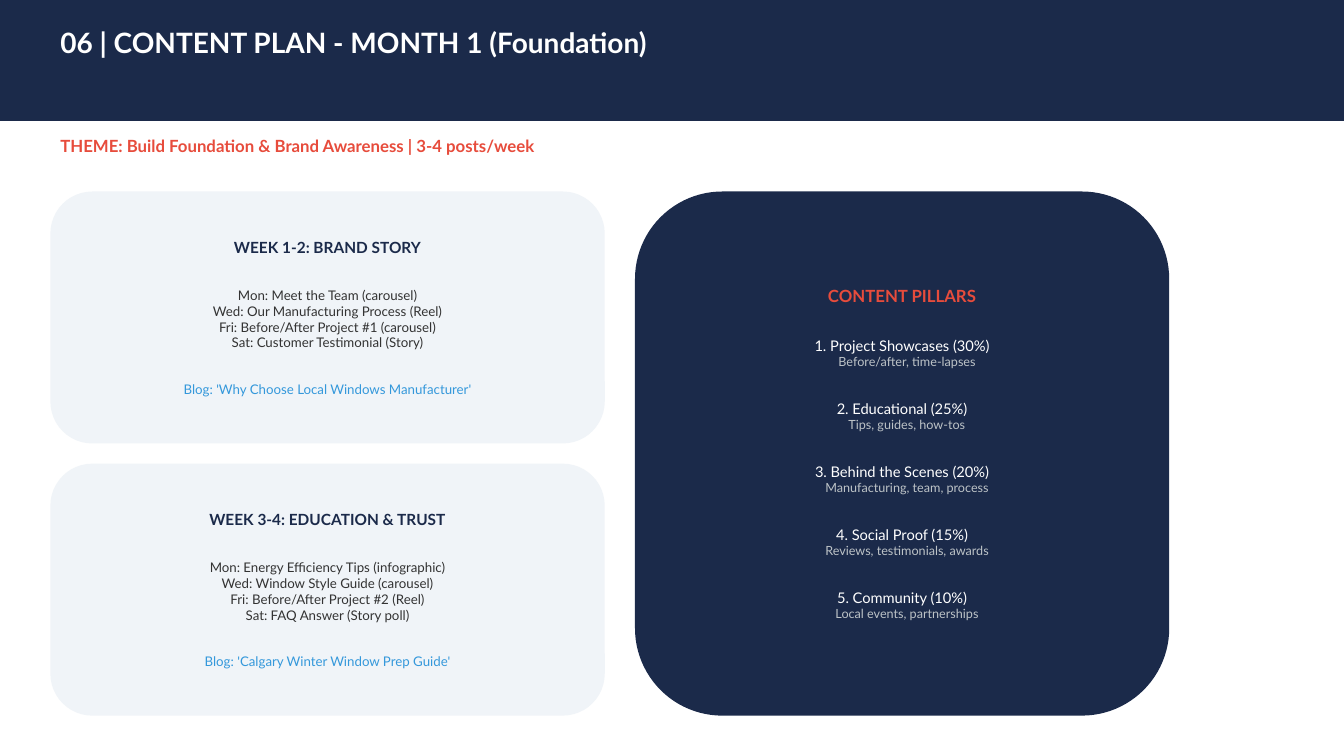
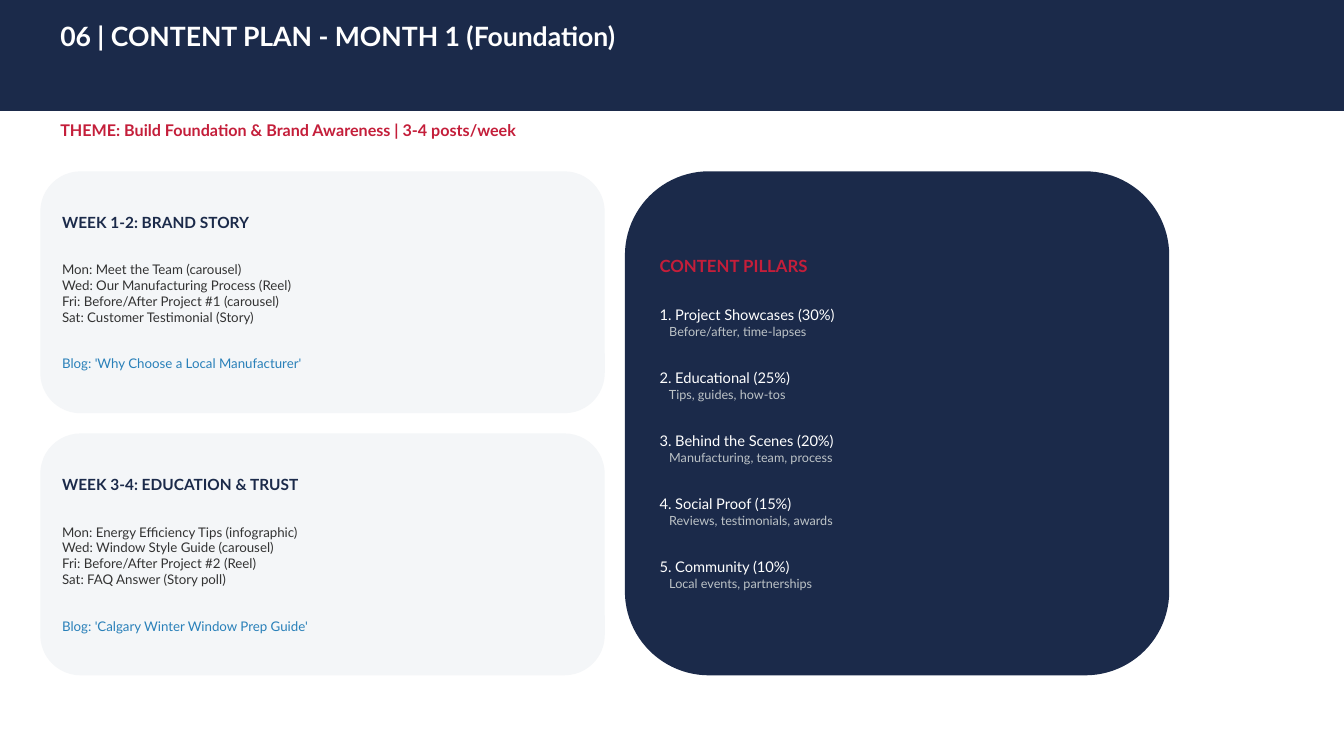
Before and after one commit to shivam9kedia/kiro, a slide deck: slide 8 of Apollo_Windows_3Month_Marketing_Roadmap.pptx. Drawn at 1344x756 pixels with LibreOffice and Linux fonts; fonts in the diff are those of the drawing. Boxes give left, top, right and bottom in pixels: in the first picture for what was removed or moved away, otherwise in the second. Text is boxed around its words. In the diff, an @@ line names an element or a change of style, - is before the commit and + after.

Commit message:
Apollo Windows 3-Month Marketing Roadmap v2
- Brand colors: Red (#C41E3A) + Navy (#1B2A4A)
- Ad budget: $300/mo ($200 profile visits + $100 engagement)
- Standard Plan: INR 10K/mo (8-11 posts, FB+IG)
- Business Plan: INR 18K/mo (18-20 posts, 4 platforms, ads mgmt)
- 16 professionally designed slides
- Realistic KPIs, no fake promises

```diff
--- a/Apollo_Windows_3Month_Marketing_Roadmap.pptx
+++ b/Apollo_Windows_3Month_Marketing_Roadmap.pptx
@@ rectangle: place and size @@
-rectangle at bbox=[0, 0, 1344, 121]
+rectangle at bbox=[0, 0, 1344, 111]
@@ text "06 | CONTENT PLAN - ..." at bbox=[60, 25, 615, 50]: size 20 to 19 pt @@
@@ text "THEME: Build Foundation & Brand ...": place and size @@
-text "THEME: Build Foundation & Brand ..." at bbox=[60, 139, 534, 155]
+text "THEME: Build Foundation & Brand ..." at bbox=[60, 124, 516, 139]
@@ text "THEME: Build Foundation & Brand ..." at bbox=[60, 124, 516, 139]: size 12 to 11.5 pt, text colour #E74C3C to #C41E3A @@
@@ rounded rectangle "WEEK 1-2: BRAND STORY": place and size @@
-rounded rectangle "WEEK 1-2: BRAND STORY" at bbox=[50, 192, 605, 444]
+rounded rectangle "WEEK 1-2: BRAND STORY" at bbox=[40, 171, 605, 413]
@@ rounded rectangle "WEEK 1-2: BRAND STORY" at bbox=[40, 171, 605, 413]: fill #F0F4F8 to #F4F6F8 @@
@@ rounded rectangle "CONTENT PILLARS": place and size @@
-rounded rectangle "CONTENT PILLARS" at bbox=[635, 192, 1170, 716]
+rounded rectangle "CONTENT PILLARS" at bbox=[625, 171, 1170, 676]
@@ rounded rectangle "CONTENT PILLARS" at bbox=[625, 171, 1170, 676]: text colour #E74C3C to #C41E3A in "CONTENT PILLARS"; alignment centre to left @@
@@ text in rounded rectangle at bbox=[62, 216, 291, 325]: alignment centre to left @@
@@ text in rounded rectangle at bbox=[62, 358, 301, 371]: text changed; text colour #3498DB to #2980B9 @@
-Blog: 'Why Choose Local Windows Manufacturer'
+Blog: 'Why Choose a Local Manufacturer'
@@ rounded rectangle "WEEK 3-4: EDUCATION & TRUST": place and size @@
-rounded rectangle "WEEK 3-4: EDUCATION & TRUST" at bbox=[50, 464, 605, 716]
+rounded rectangle "WEEK 3-4: EDUCATION & TRUST" at bbox=[40, 434, 605, 676]
@@ rounded rectangle "WEEK 3-4: EDUCATION & TRUST" at bbox=[40, 434, 605, 676]: text colour #3498DB to #2980B9 in "Blog: 'Calgary Winter Window Prep Guide'"; alignment centre to left; fill #F0F4F8 to #F4F6F8 @@
```
Also in this commit, not shown: 13 other slides changed, 2 slides added, 1 slide removed, 5 other files.
